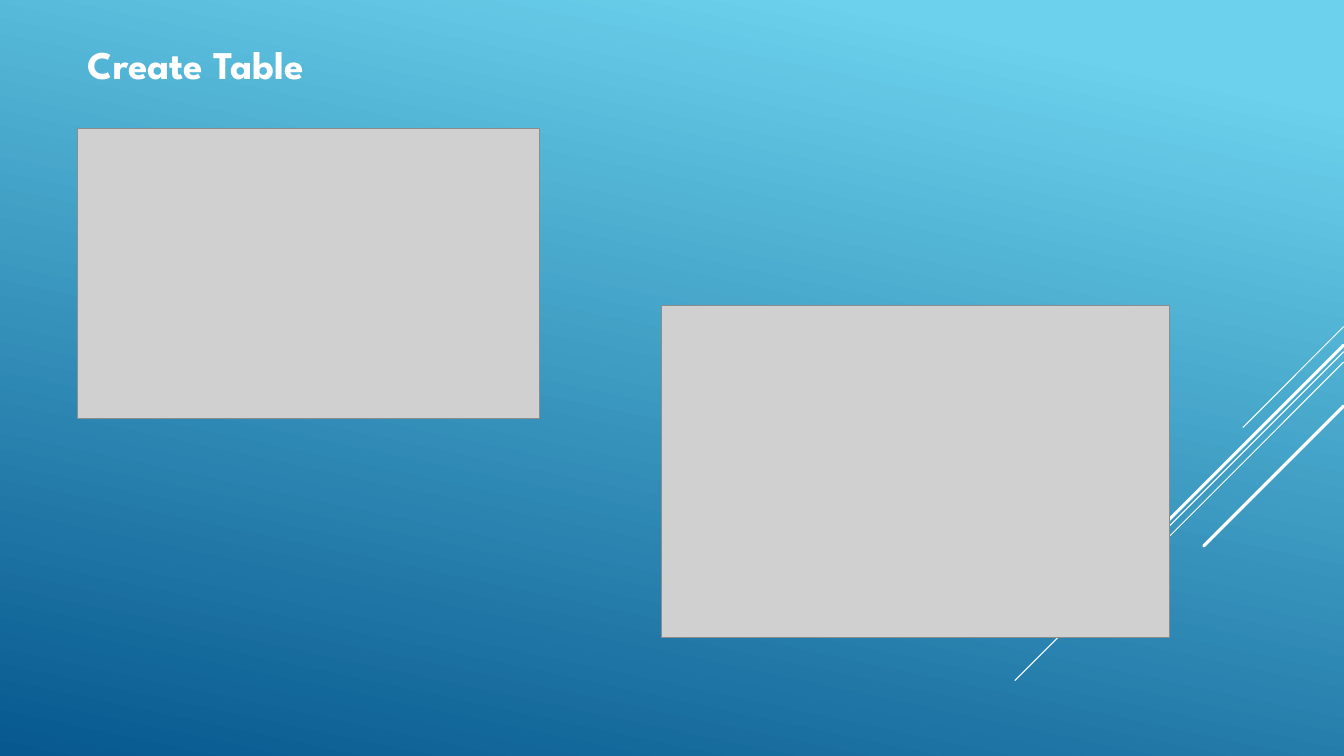
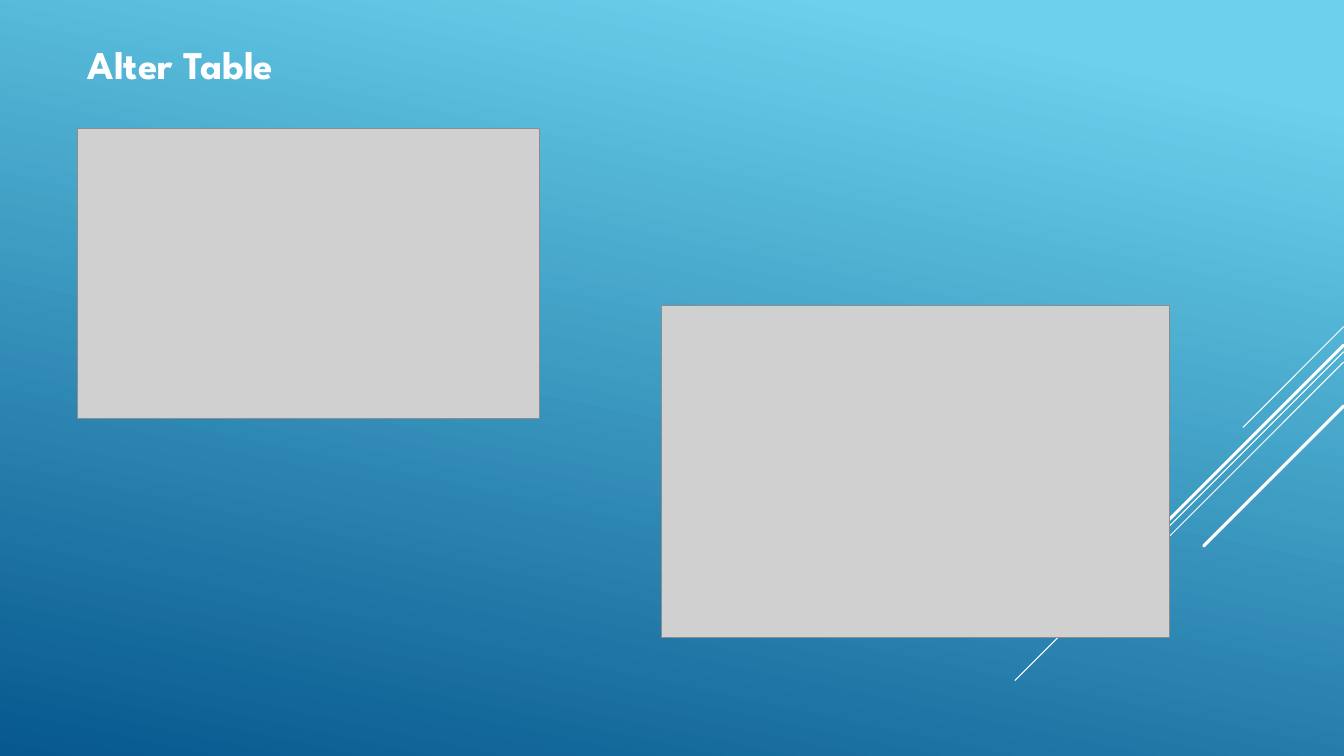
Before and after one commit to dplauto-cpu/BBDB_THB, a slide deck: slide 5 of Presentación_bbdd.pptx. Drawn at 1344x756 pixels with LibreOffice and Linux fonts; fonts in the diff are those of the drawing; grey boxes stand for pictures. Boxes give left, top, right and bottom in pixels: in the first picture for what was removed or moved away, otherwise in the second. Text is boxed around its words. In the diff, an @@ line names an element or a change of style, - is before the commit and + after.

```diff
--- a/Presentación_bbdd.pptx
+++ b/Presentación_bbdd.pptx
@@ text at (88,52,273,80): text changed @@
-Create Table
+Alter Table
```
Also in this commit, not shown: 1 other file.
